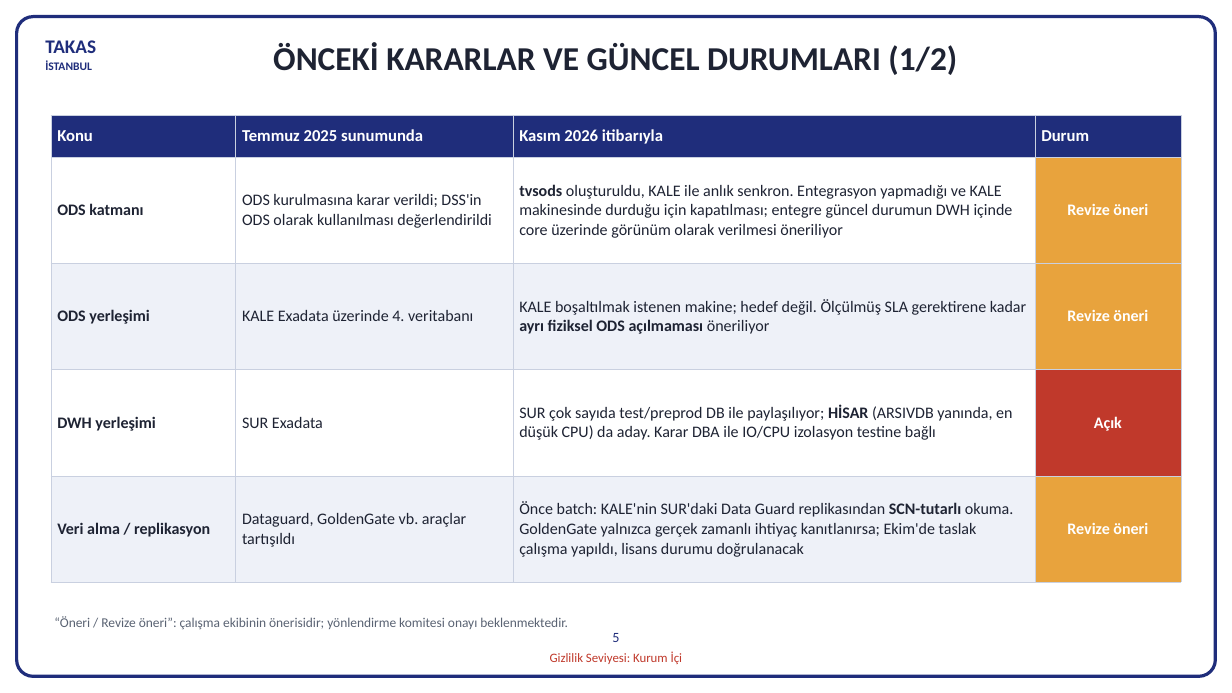
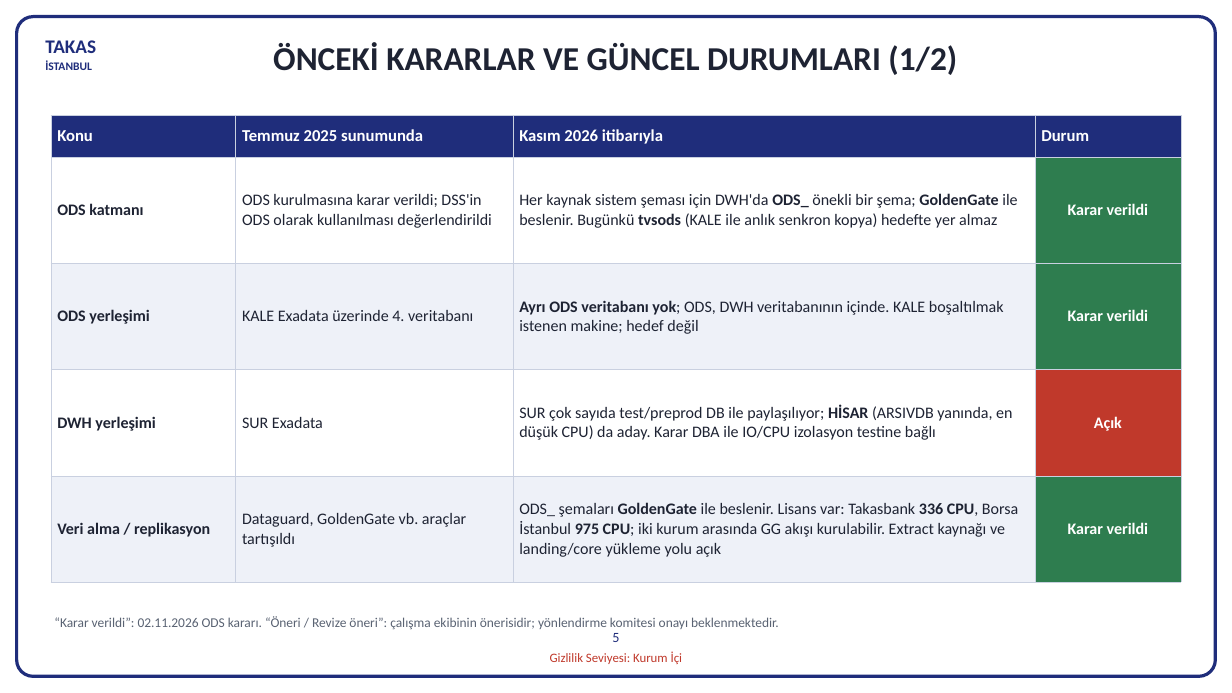
Before and after one commit to hanifidemirel0/Cursor-Projects, a slide deck: slide 5 of outputs/dwh-sunum-kasim-2026/5 - DWHSunum_Kasim2026.pptx. Drawn at 1232x693 pixels with LibreOffice and Linux fonts; fonts in the diff are those of the drawing. Boxes give left, top, right and bottom in pixels: in the first picture for what was removed or moved away, otherwise in the second. Text is boxed around its words. In the diff, an @@ line names an element or a change of style, - is before the commit and + after.

```diff
--- a/outputs/dwh-sunum-kasim-2026/5 - DWHSunum_Kasim2026.pptx
+++ b/outputs/dwh-sunum-kasim-2026/5 - DWHSunum_Kasim2026.pptx
@@ table at [51,116,1181,582] @@
-row 2, column 3: tvsods oluşturuldu, KALE ile anlık senkron. Entegrasyon yapmadığı ve KALE makinesinde durduğu için kapatılması; entegre güncel durumun DWH içinde core üzerinde görünüm olarak verilmesi öneriliyor
+row 2, column 3: Her kaynak sistem şeması için DWH'da ODS_ önekli bir şema; GoldenGate ile beslenir. Bugünkü tvsods (KALE ile anlık senkron kopya) hedefte yer almaz
-row 2, column 4: Revize öneri
+row 2, column 4: Karar verildi
-row 3, column 3: KALE boşaltılmak istenen makine; hedef değil. Ölçülmüş SLA gerektirene kadar ayrı fiziksel ODS açılmaması öneriliyor
+row 3, column 3: Ayrı ODS veritabanı yok; ODS, DWH veritabanının içinde. KALE boşaltılmak istenen makine; hedef değil
-row 3, column 4: Revize öneri
+row 3, column 4: Karar verildi
-row 5, column 3: Önce batch: KALE'nin SUR'daki Data Guard replikasından SCN-tutarlı okuma. GoldenGate yalnızca gerçek zamanlı ihtiyaç kanıtlanırsa; Ekim'de taslak çalışma yapıldı, lisans durumu doğrulanacak
+row 5, column 3: ODS_ şemaları GoldenGate ile beslenir. Lisans var: Takasbank 336 CPU, Borsa İstanbul 975 CPU; iki kurum arasında GG akışı kurulabilir. Extract kaynağı ve landing/core yükleme yolu açık
-row 5, column 4: Revize öneri
+row 5, column 4: Karar verildi
@@ fill #E8A33D to #2E7D4F in 3 cells @@
@@ text at [54,616,779,629]: text changed @@
-“Öneri / Revize öneri”: çalışma ekibinin önerisidir; yönlendirme komitesi onayı beklenmektedir.
+“Karar verildi”: 02.11.2026 ODS kararı. “Öneri / Revize öneri”: çalışma ekibinin önerisidir; yönlendirme komitesi onayı beklenmektedir.
```
Also in this commit, not shown: 14 other slides changed, 3 other files.
